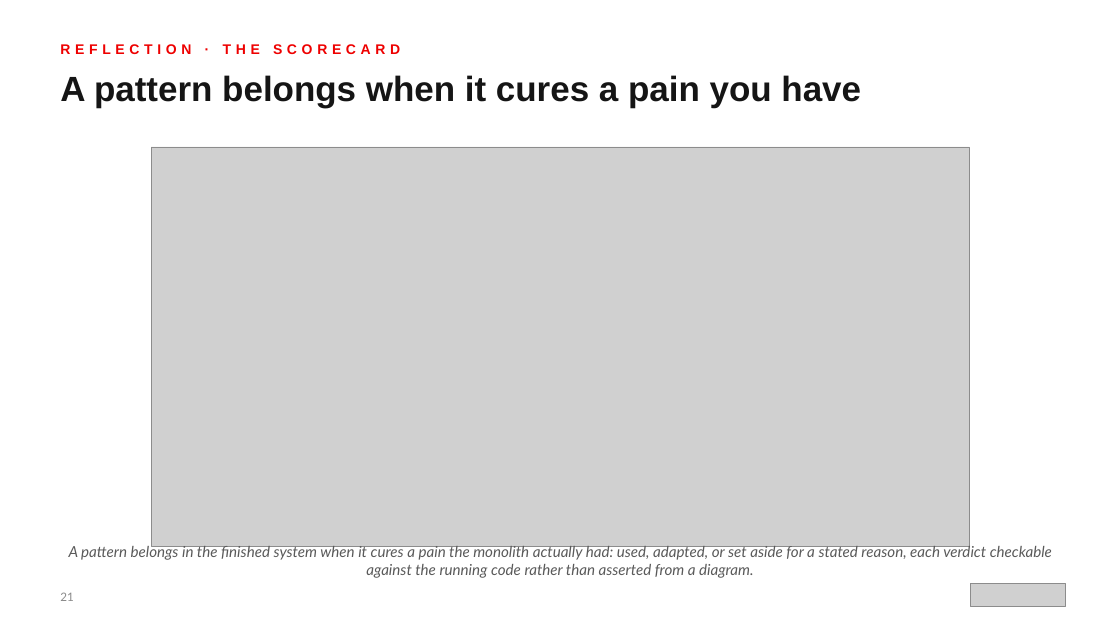
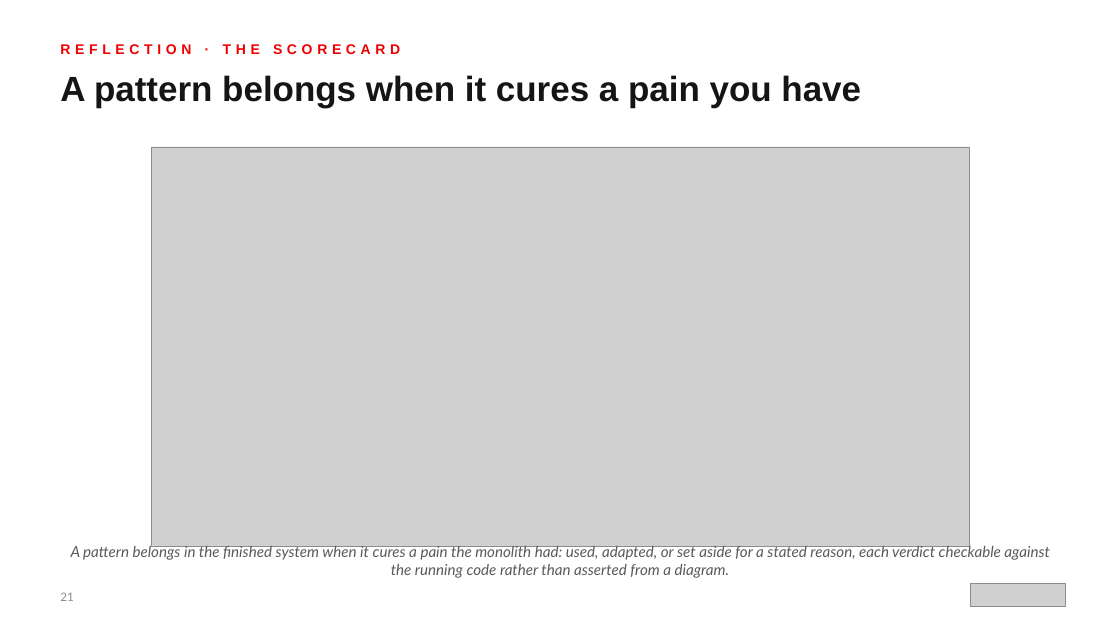
Before and after one commit to patterncatalyst/modernizing-enterprise-applications-python, a slide deck: slide 21 of presentation/lgtm-presentation/Modernizing-101.pptx. Drawn at 1120x630 pixels with LibreOffice and Linux fonts; fonts in the diff are those of the drawing; grey boxes stand for pictures. Boxes give left, top, right and bottom in pixels: in the first picture for what was removed or moved away, otherwise in the second. Text is boxed around its words. In the diff, an @@ line names an element or a change of style, - is before the commit and + after.

```diff
--- a/presentation/lgtm-presentation/Modernizing-101.pptx
+++ b/presentation/lgtm-presentation/Modernizing-101.pptx
@@ text at <box>71,543,1049,578</box>: text changed @@
-A pattern belongs in the finished system when it cures a pain the monolith actually had: used, adapted, or set aside for a stated reason, each verdict checkable against the running code rather than asserted from a diagram.
+A pattern belongs in the finished system when it cures a pain the monolith had: used, adapted, or set aside for a stated reason, each verdict checkable against the running code rather than asserted from a diagram.
```
Also in this commit, not shown: 5 other slides changed, 10 other files.
